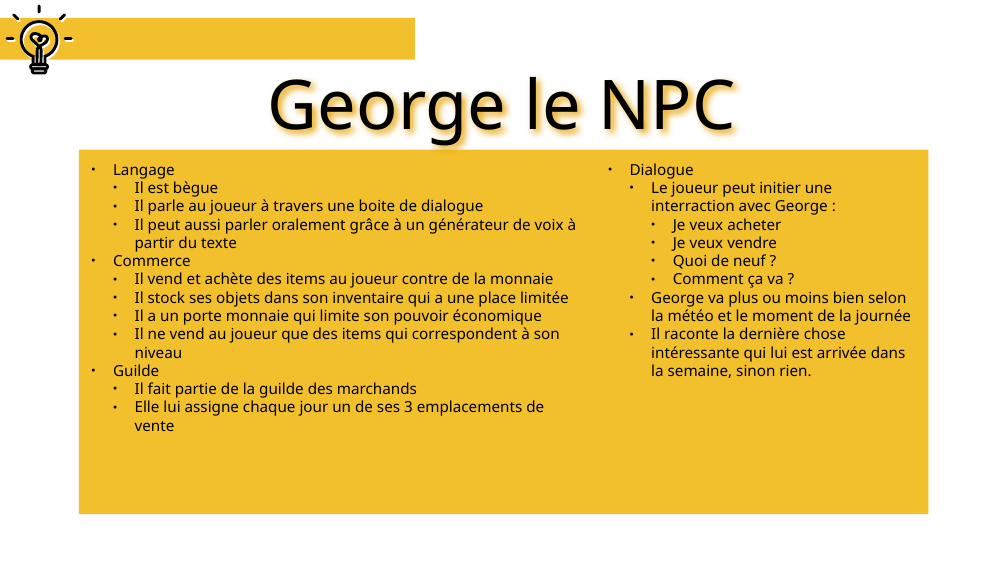
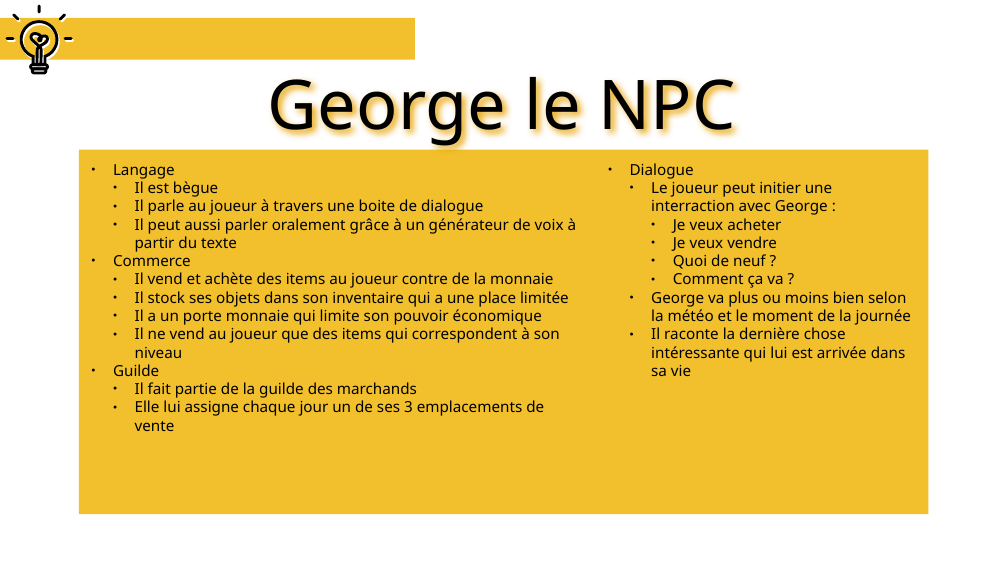
Before and after one commit to Hydroholic/NPC-model, a slide deck: slide 3 of project_presentation.odp. Drawn at 1008x567 pixels with LibreOffice and Linux fonts; fonts in the diff are those of the drawing. Boxes give left, top, right and bottom in pixels: in the first picture for what was removed or moved away, otherwise in the second. Text is boxed around its words. In the diff, an @@ line names an element or a change of style, - is before the commit and + after.

Commit message:
update presentation

```diff
--- a/project_presentation.odp
+++ b/project_presentation.odp
@@ text at (651,327,906,376): text changed @@
-  ● Il raconte la dernière chose intéressante qui lui est arrivée dans la semaine, sinon rien.
+  ● Il raconte la dernière chose intéressante qui lui est arrivée dans sa vie
```
